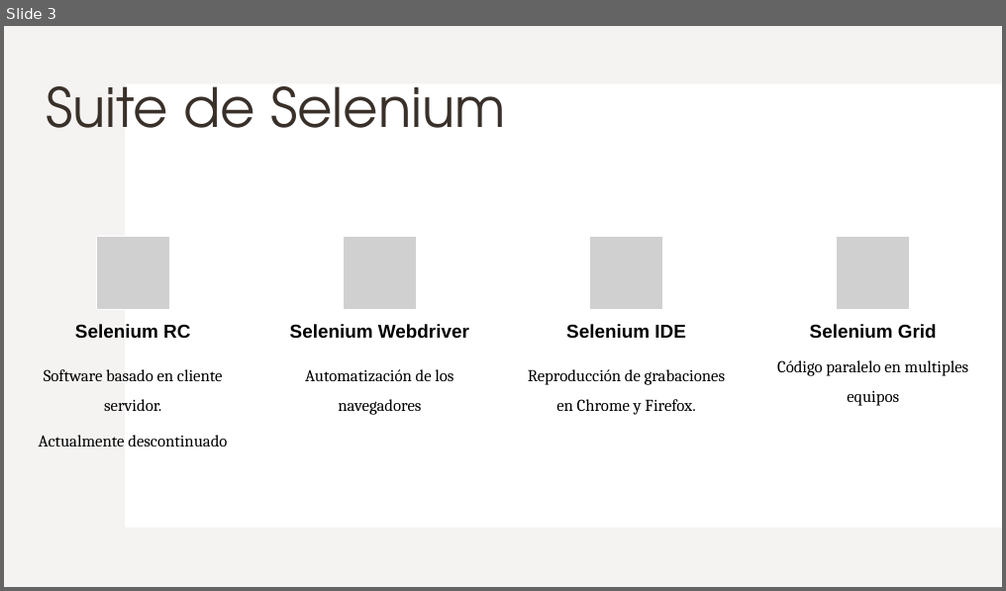
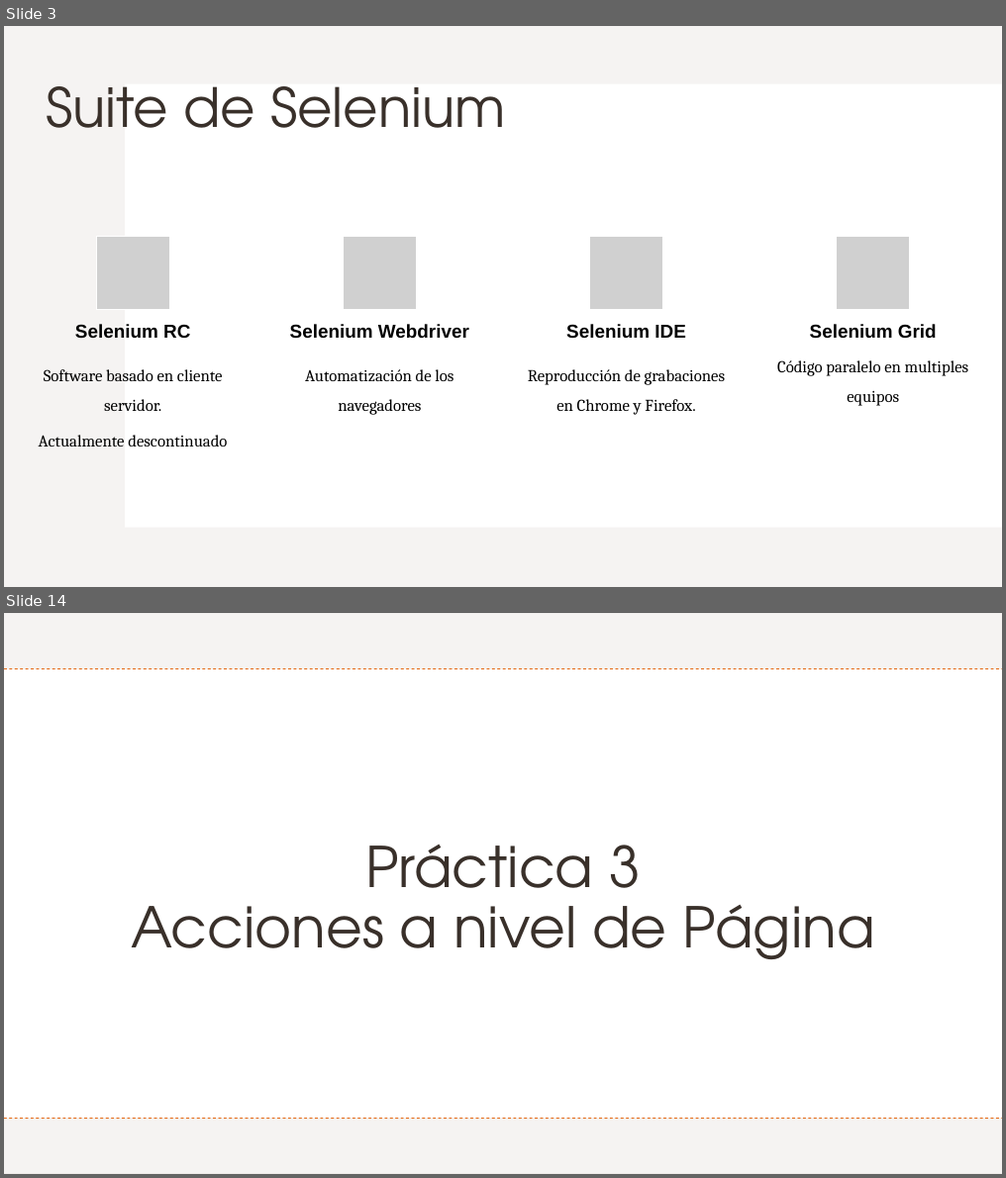
Before and after one commit to Charris1904/automation-qa-sessions, a slide deck: files/4. Selenium.pptx. Shown one above the other, each under a label of ours: slide 3 before the commit, slides 3 and 14 after it; the slides between them are not shown. The pictures are 1006x591 and 1006x1178 pixels, drawn with LibreOffice and Linux fonts; fonts in the diff are those of the drawing; grey boxes stand for pictures. Boxes give left, top, right and bottom in pixels: in the first picture for what was removed or moved away, otherwise in the second. Text is boxed around its words. In the diff, an @@ line names an element or a change of style, - is before the commit and + after.

```diff
--- a/files/4. Selenium.pptx
+++ b/files/4. Selenium.pptx
@@ slide 14 added at (4,613,1002,1174), background #FFFFFF; not listed: 1 template element that a slide beside it also shows @@
@@ rectangle added at (4,613,1002,1173), fill #FFFFFF @@
@@ rectangle added at (4,613,1002,1174), fill #E5DEDB at 35% opacity @@
@@ rectangle added at (4,669,1002,1118), fill #FFFFFF @@
@@ line added from (4, 668) to (1002, 668), #E4650E 0.75 pt dashed @@
@@ rectangle added at (126,671,1002,1115), fill #FFFFFF @@
@@ title added at (131,845,875,959), 54 pt, text #39302A @@
+Práctica 3
+Acciones a nivel de Página
@@ line added from (4, 1118) to (1002, 1118), #E4650E 0.75 pt dashed @@
```
Also in this commit, not shown: 9 other slides added, 1 slide removed.
